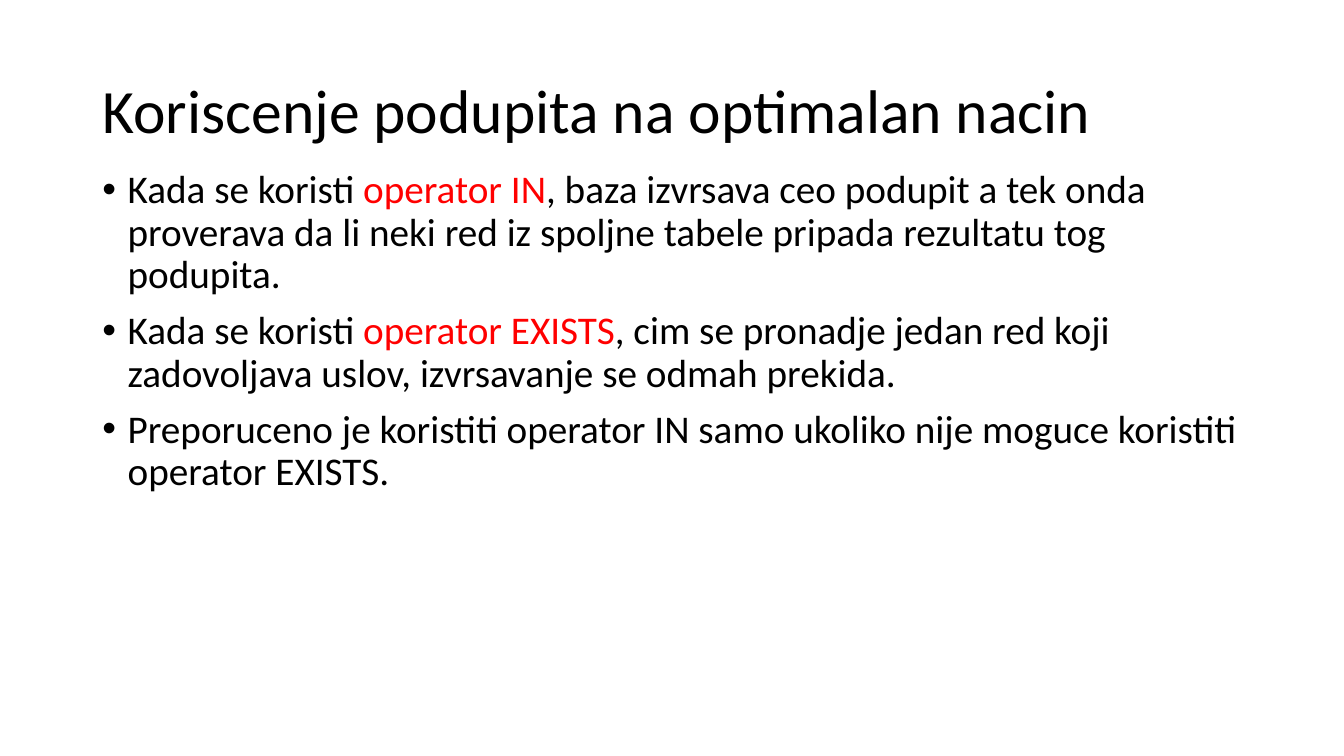
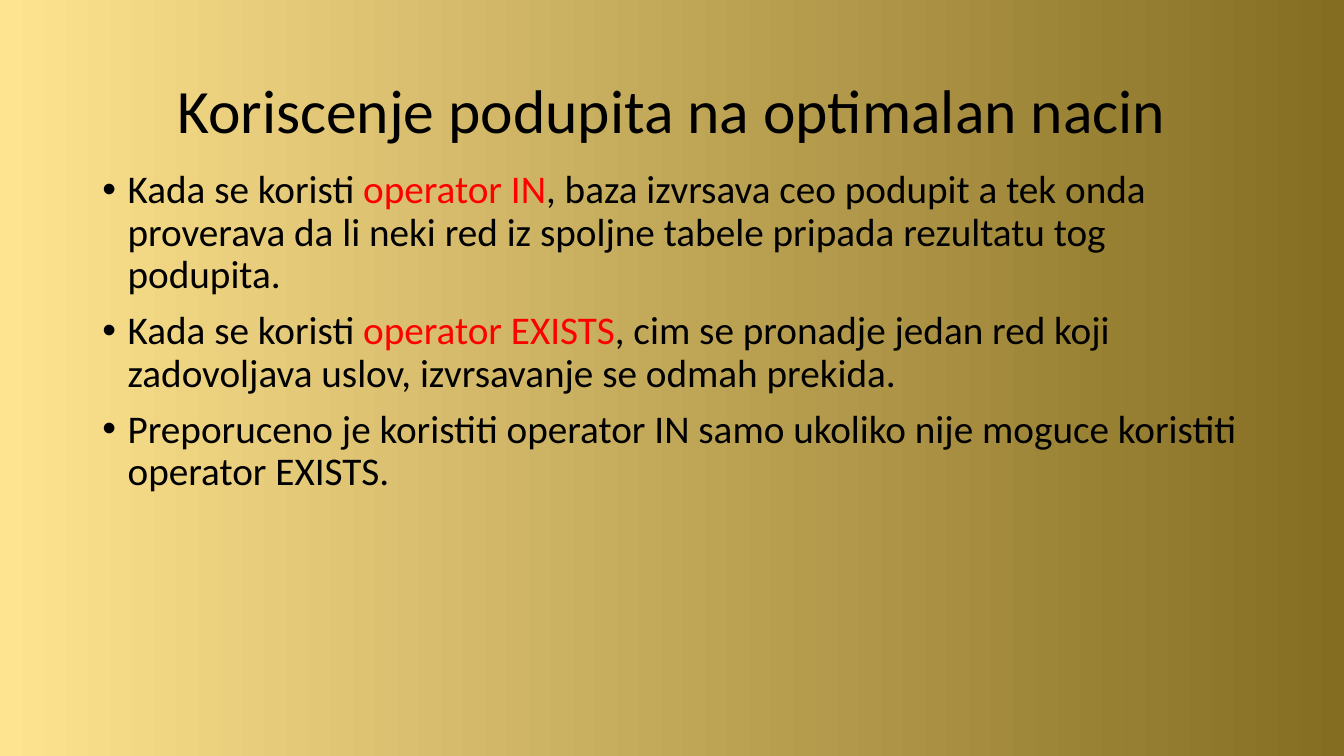
Before and after one commit to zvasiccc/Sistemi-za-upravljanje-bazama-podataka-seminarski-1, a slide deck: slide 6 of Optimizacija upita kod PostgreSQL baze podataka.pptx (slide 5 before the commit). Drawn at 1344x756 pixels with LibreOffice and Linux fonts; fonts in the diff are those of the drawing. Boxes give left, top, right and bottom in pixels: in the first picture for what was removed or moved away, otherwise in the second. Text is boxed around its words. In the diff, an @@ line names an element or a change of style, - is before the commit and + after.

```diff
--- a/Optimizacija upita kod PostgreSQL baze podataka.pptx
+++ b/Optimizacija upita kod PostgreSQL baze podataka.pptx
@@ background #FFFFFF to gradient #FEE390 to #846C21 @@
@@ title "Koriscenje podupita na optimalan nacin" at (177, 90, 1165, 144): alignment left to centre @@
```
Also in this commit, not shown: 6 other slides changed, 3 slides added, 1 slide removed, 2 other files.
